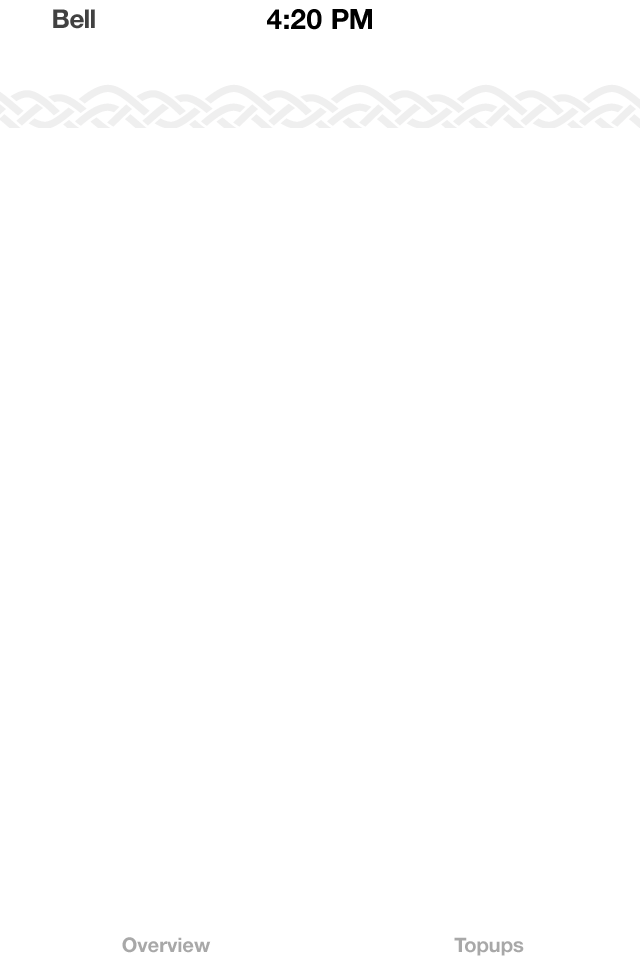
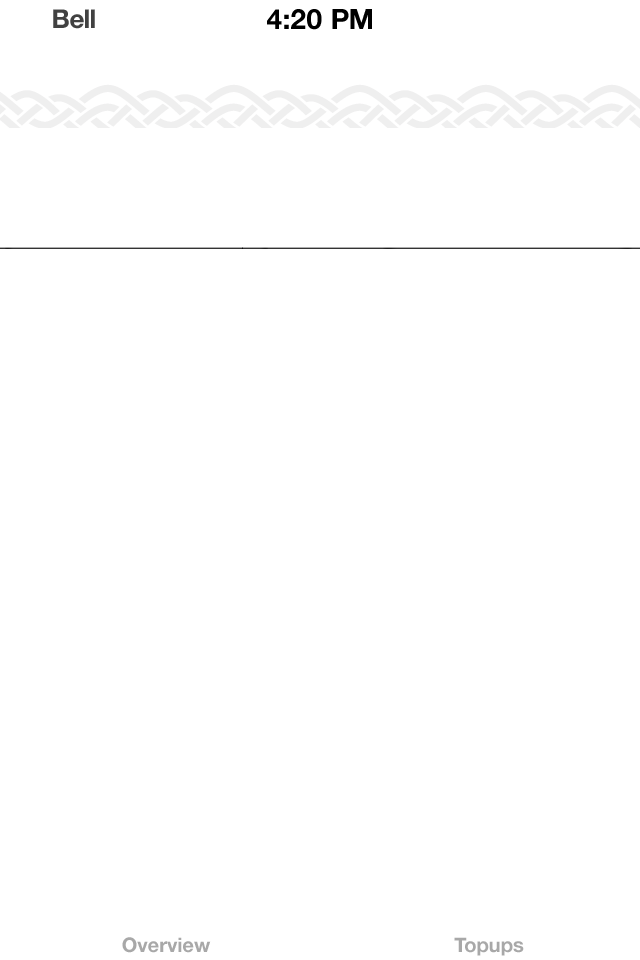
Before/after of a (640, 960) layered artwork. What changed in the layer stack:
added group "Group 1" with 1 layers above "Arrow Icon" over [left=0, top=247, right=640, bottom=249]
added layer "Layer 4" in group "Group 1" over [left=0, top=247, right=640, bottom=249]
